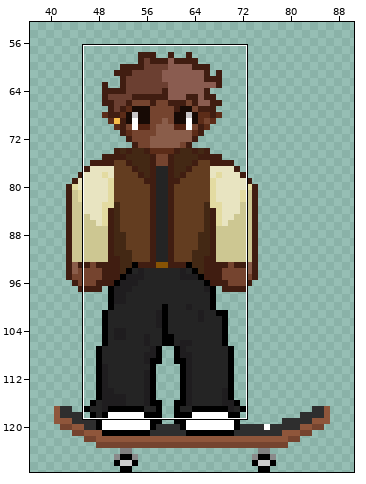
Pixel-art file: Acesprite/Character/Idle.aseprite. Above: a wide view before the commit, with the close-up outlined.
Close-up. Earlier state:
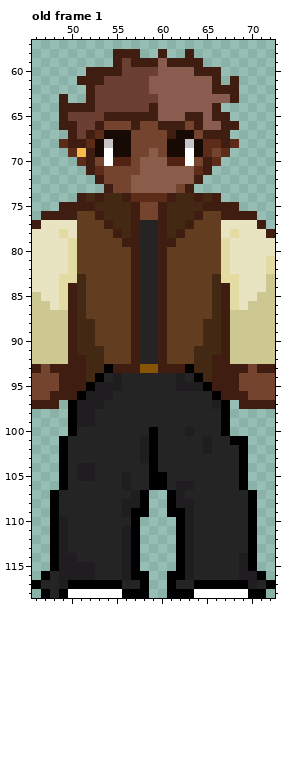
128x128 pixels, 1 frame. Colours within 5 levels of each other are drawn and written as one. Shown: old frame 1: x 46..72, y 57..118. The wide view leaves out empty margins. The commit also changed other frames or places, which this record leaves out.
The same view after the edit:
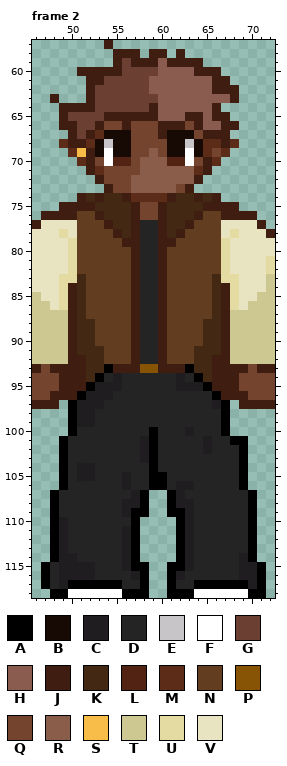
Palette (. is transparent): A #000000  B #170a05  C #1f1d1f  D #242424  E #c7c5c7  F #ffffff  G #6b3f31  H #8a5c50  J #401d11  K #432814  L #522312  M #5c2c18  N #633d20  P #875304  Q #75442f  R #8a5d4a  S #f7bd48  T #cdc792  U #e3dba1  V #e8e4c1
A new or re-ordered frame is compared with the old frame closest to it.
Changes in this commit:
frames 1 -> 3
Frame 2 is new; against old frame 1, layer "Character":
Colour A now appears in row 115 at x 47, 58, 61 and 71.
The author changed colour D to colour A in row 117 at x 47 and 71; in row 118 at x 48.
The author changed colour J to colour B in row 67 at x 61.
The author changed colour A to colour C in row 115 at x 70; in row 116 at x 57 and 62.
The author changed colour A to colour D in row 115 at x 48.
The author changed colour C to colour D in row 116 at x 56 and 63.
Colour J now appears in row 57 at x 54; in row 58 at x 59 and 62; in row 60 at x 51; in row 61 at x 67; in row 63 at x 48.
The author changed colour Q to colour J in row 66 at x 56; in row 67 at x 60.
The author changed colour J to colour Q in row 66 at x 57.
Colour A is gone in row 117 at x 46 and 72; in row 118 at x 47.
Colour J is gone in row 58 at x 63; in row 61 at x 51 and 68; in row 63 at x 49.
Where, in picture pixels (left, top, right, bottom), the same in both close-ups:
changed: (50, 40, 113, 103)
changed: (149, 49, 194, 58)
changed: (221, 76, 239, 85)
changed: (122, 121, 176, 139)
changed: (32, 562, 59, 598)
changed: (122, 562, 194, 580)
changed: (248, 562, 275, 589)
